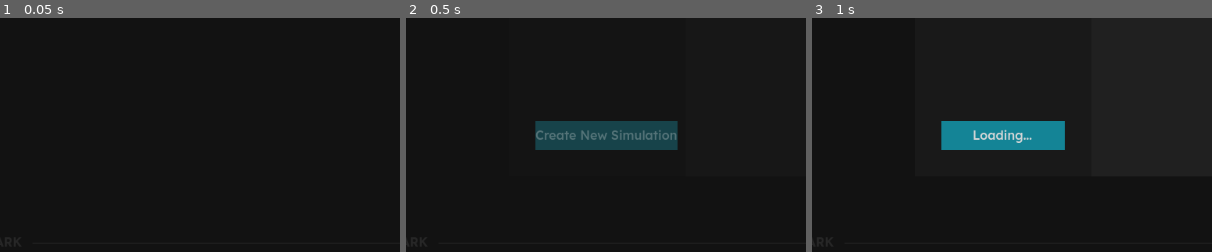
Above: before the commit, frames 1-3 (left to right).
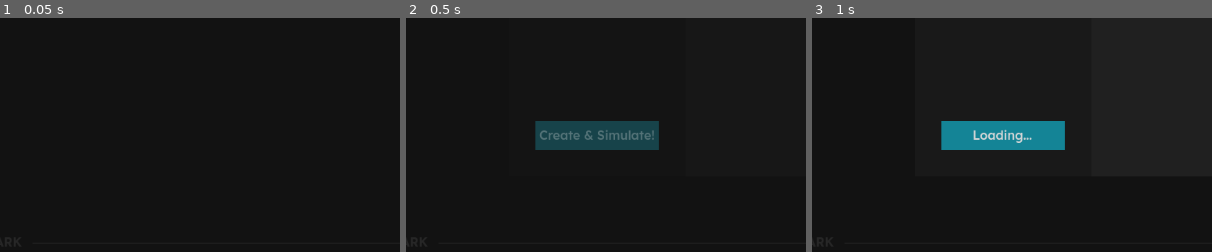
Above: after the commit, the same moments.

Repository: sh4nnja/game-project-roxim
Game: Godot game, scene res://assets/scenes/main_menu/main_menu.tscn
Two runs of this game, one before a commit and one after it. Both use one fixed random seed, a clock stepped at 60 frames per second and the inputs below.
Inputs:
- Up to frame 1 (0.05 s): no input
- Up to frame 2 (0.5 s): no input
- Up to frame 3 (1 s): click "Create New Simulation" (after the commit: "Create & Simulate!") at 0.5 s
The pictures show only the part of the screen within x 4-54%, y 49-99%; the shares and areas given below are measured in that part.

Frame 1 is identical in both runs. In frame 2, 1.1% of the frame differs, in the area x 32-68%, y 44-57%; in frame 3, nothing differs.

Commit message:
103123 | Trying to fix gitignore.
103123
- Fixing gitignore.
- Please work gitignore.

Diff:
--- a/assets/scenes/main_menu/main_menu.tscn
+++ b/assets/scenes/main_menu/main_menu.tscn
@@ -94,7 +94,7 @@
 theme_override_styles/pressed = ExtResource("5_m5gur")
 theme_override_styles/disabled = ExtResource("5_m5gur")
 theme_override_styles/focus = ExtResource("5_m5gur")
-text = "Create New Simulation"
+text = "Create & Simulate!"
 
 [node name="simulate_text" type="Label" parent="user_interface/body/simulate_panel"]
 layout_mode = 1
Not shown, added: .gitignore
